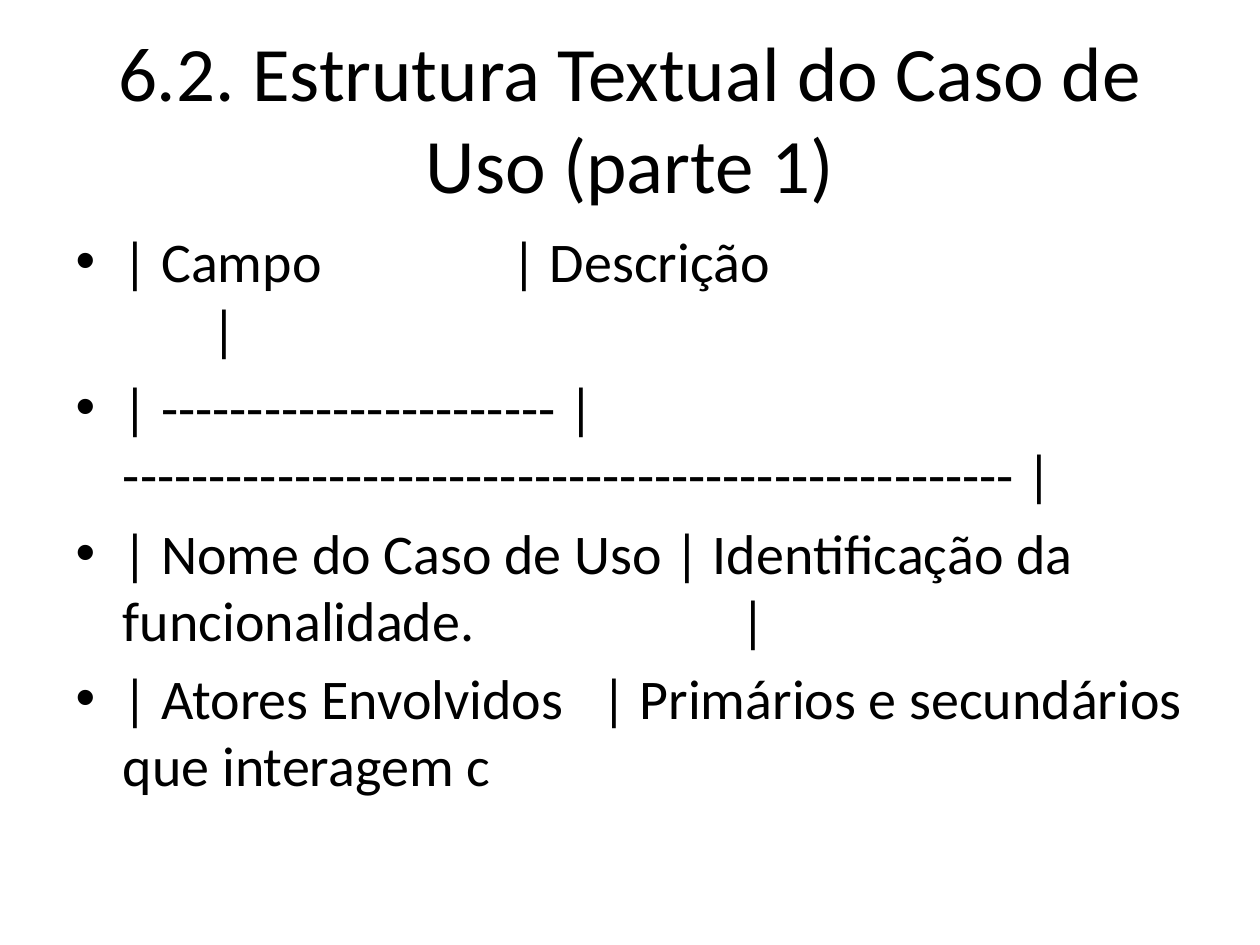
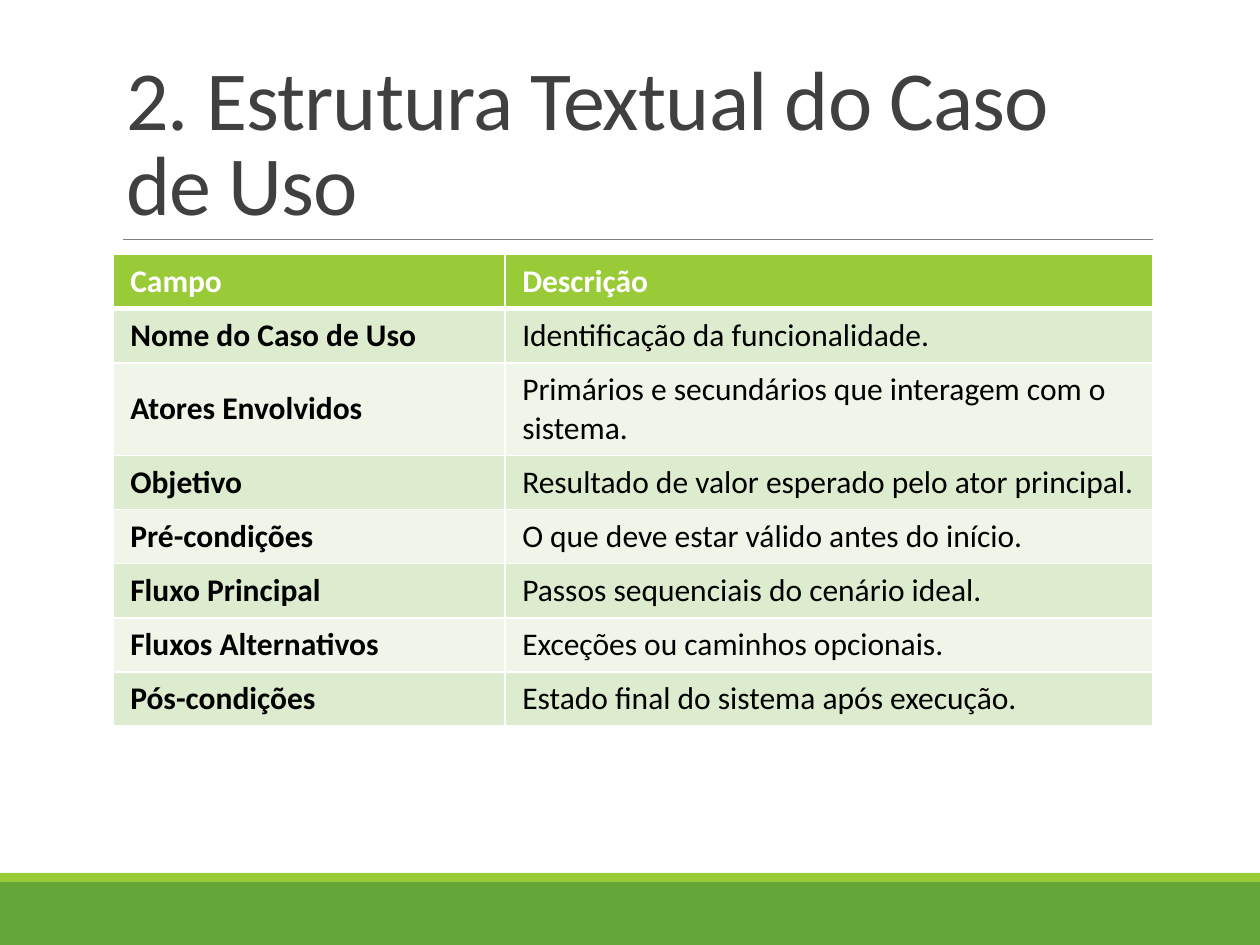
Before and after one commit to profAndreSouza/Material, a slide deck: slide 3 of Engenharia de Software/06 Modelagem de Casos de Uso.pptx (slide 4 before the commit). Drawn at 1260x945 pixels with LibreOffice and Linux fonts; fonts in the diff are those of the drawing. Boxes give left, top, right and bottom in pixels: in the first picture for what was removed or moved away, otherwise in the second. Text is boxed around its words. In the diff, an @@ line names an element or a change of style, - is before the commit and + after.

```diff
--- a/Engenharia de Software/06 Modelagem de Casos de Uso.pptx
+++ b/Engenharia de Software/06 Modelagem de Casos de Uso.pptx
@@ title "2. Estrutura Textual do Caso ..." at (126, 71, 1049, 216): vertical alignment middle to bottom @@
@@ title at (126, 71, 1049, 216): text changed; size 44 to 48 pt; text colour #000000 to #404040 @@
-6.2. Estrutura Textual do Caso de Uso (parte 1)
+2. Estrutura Textual do Caso de Uso
@@ line added from (123, 239) to (1153, 239), #808080 0.5 pt @@
@@ table added at (113, 255, 1153, 721), 8 rows, 2 columns @@
+Campo | Descrição
+Nome do Caso de Uso | Identificação da funcionalidade.
+Atores Envolvidos | Primários e secundários que interagem com o sistema.
+Objetivo | Resultado de valor esperado pelo ator principal.
+Pré-condições | O que deve estar válido antes do início.
+Fluxo Principal | Passos sequenciais do cenário ideal.
+Fluxos Alternativos | Exceções ou caminhos opcionais.
+Pós-condições | Estado final do sistema após execução.
@@ text removed at (123, 243, 1181, 796) @@
-• | Campo | Descrição |
-• | ----------------------- | ---------------------------------------------------- |
-• | Nome do Caso de Uso | Identificação da funcionalidade. |
-• | Atores Envolvidos | Primários e secundários que interagem c
@@ rectangle added at (0, 882, 1260, 945), fill #63A537 @@
@@ rectangle added at (0, 873, 1260, 882), fill #99CB38 @@
```
Also in this commit, not shown: 8 other slides changed, 2 slides added, 24 slides removed.
